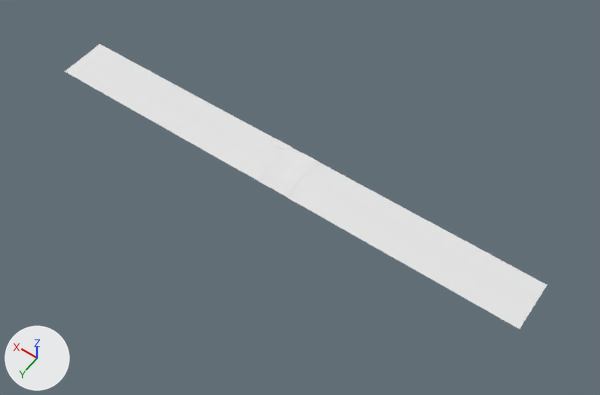
One commit to the FBX model WizardCartVR/Assets/Models/GrassPlate/grassPlate9.fbx: the scene before it, then after it.
Both versions are drawn from a camera (50 mm lens) standing at (-59.3, 77.2, 115.5) and looking at (-5.3, 1.5, -3.3). Arrows for +X, +Y and +Z are at lower left; the lights stay in place.
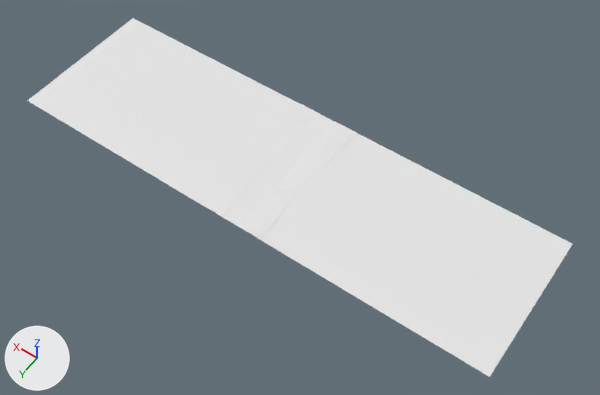
Pixel boxes [x1, y1, x2, y2] of what changed, in the pictures (600 x 395 px):
'Plane', rescaled (13% wider, 26% taller): before [65, 44, 547, 329]; after [27, 18, 572, 377]
'Plane.009', rescaled (104% wider, 127% taller): before [243, 138, 319, 197]; after [201, 104, 357, 239]

Diff of the bpy script that builds the scene:
```diff
--- a/WizardCartVR/Assets/Models/GrassPlate/grassPlate9.fbx.py
+++ b/WizardCartVR/Assets/Models/GrassPlate/grassPlate9.fbx.py
@@ ob_plane @@
 ob_plane.location = (0.0, 0.0, 0.0)
-ob_plane.scale = (50.0, 5.0, 1.0)
+ob_plane.scale = (50.0, 15.0, 1.0)
@@ ob_plane_009 @@
 ob_plane_009.location = (0.0, 0.0, 0.0)
+ob_plane_009.scale = (1.3, 3.0, 1.0)
```
